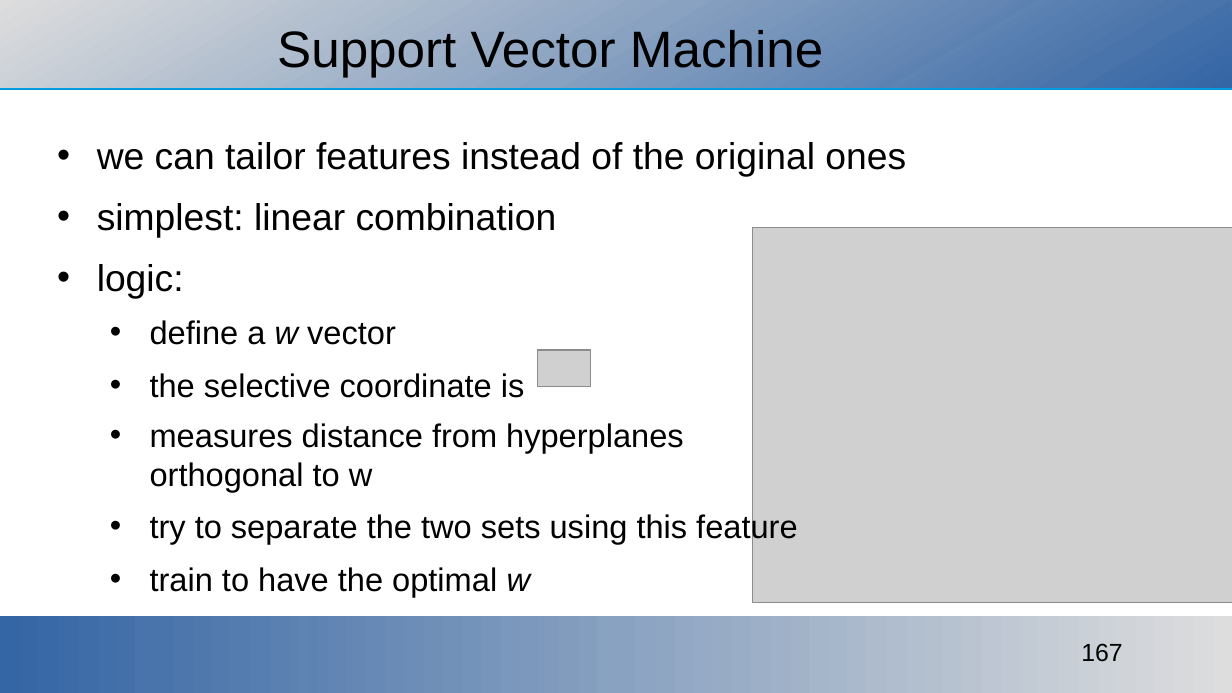
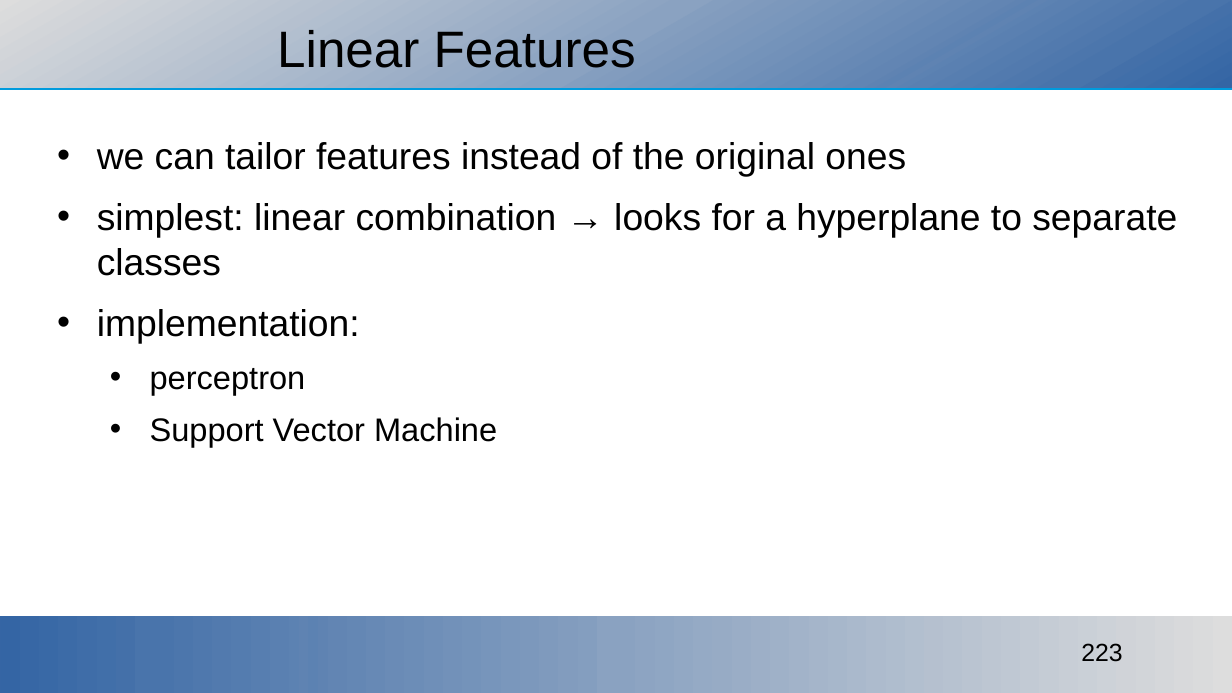
Before and after one commit to ajakovac/ML-in-Practice-I, a slide deck: slide 223 of ML in practice.odp (slide 167 before the commit). Drawn at 1232x693 pixels with LibreOffice and Linux fonts; fonts in the diff are those of the drawing; grey boxes stand for pictures; background and template pictures are left out. Boxes give left, top, right and bottom in pixels: in the first picture for what was removed or moved away, otherwise in the second. Text is boxed around its words. In the diff, an @@ line names an element or a change of style, - is before the commit and + after.

Commit message:
nonlinear regression, perceptron

```diff
--- a/ML in practice.odp
+++ b/ML in practice.odp
@@ title at (277,30,636,68): text changed @@
-Support Vector Machine
+Linear Features
@@ text at (97,203,1177,447): text changed; size 21 to 24 pt @@
-• simplest: linear combination
-• logic:
-  • define a w vector
-  • the selective coordinate is
-  • measures distance from hyperplanes
-    orthogonal to w
-  • try to separate the two sets using this feature
-  • train to have the optimal w
+• simplest: linear combination → looks for a hyperplane to separate classes
+• implementation:
+  • perceptron
+  • Support Vector Machine
@@ picture removed at (752,227,1232,603) @@
@@ picture removed at (538,350,590,386) @@
@@ page number at (1081,643,1122,662): text changed @@
-167
+223
```
Also in this commit, not shown: 7 other slides changed, 12 slides added, 2 slides removed, 7 other files.
